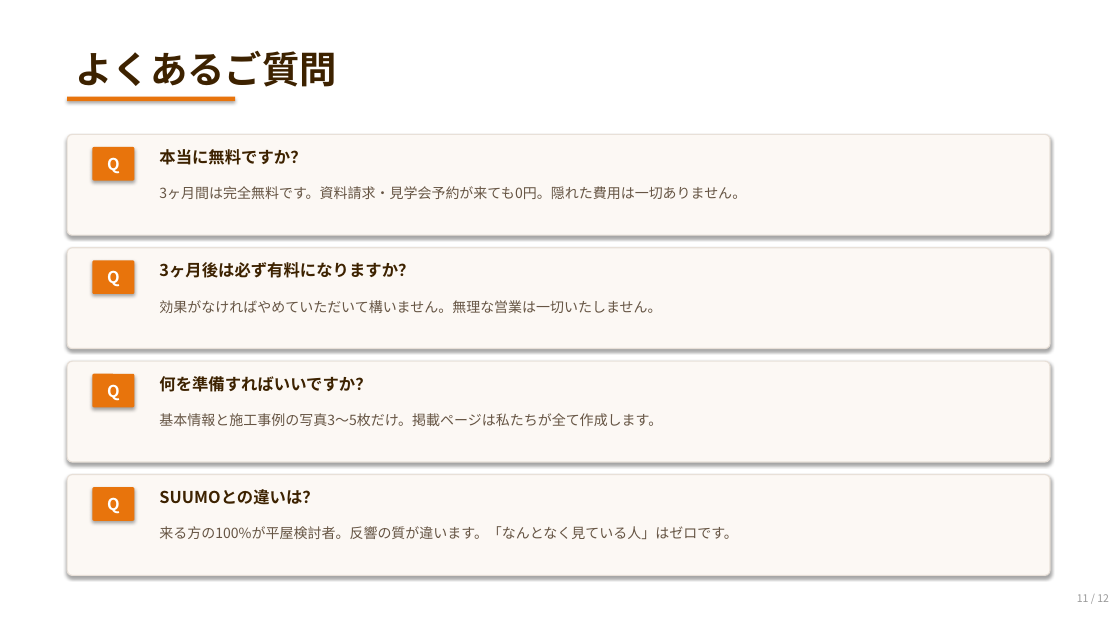
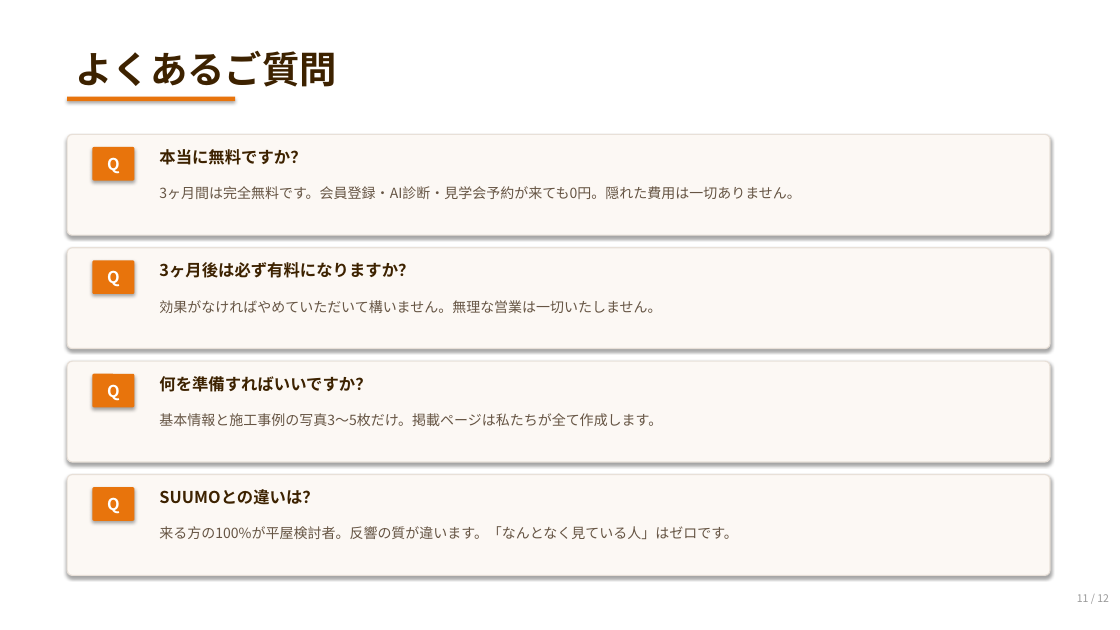
Before and after one commit to wazeka0412/payhome-next, a slide deck: slide 11 of docs/04_営業ツール/提案資料/営業提案書_v2.pptx. Drawn at 1120x630 pixels with LibreOffice and Linux fonts; fonts in the diff are those of the drawing. Boxes give left, top, right and bottom in pixels: in the first picture for what was removed or moved away, otherwise in the second. Text is boxed around its words. In the diff, an @@ line names an element or a change of style, - is before the commit and + after.

```diff
--- a/docs/04_営業ツール/提案資料/営業提案書_v2.pptx
+++ b/docs/04_営業ツール/提案資料/営業提案書_v2.pptx
@@ text at <box>159,186,800,199</box>: text changed @@
-3ヶ月間は完全無料です。資料請求・見学会予約が来ても0円。隠れた費用は一切ありません。
+3ヶ月間は完全無料です。会員登録・AI診断・見学会予約が来ても0円。隠れた費用は一切ありません。
```
Also in this commit, not shown: 1 other slide changed, 24 other files.
